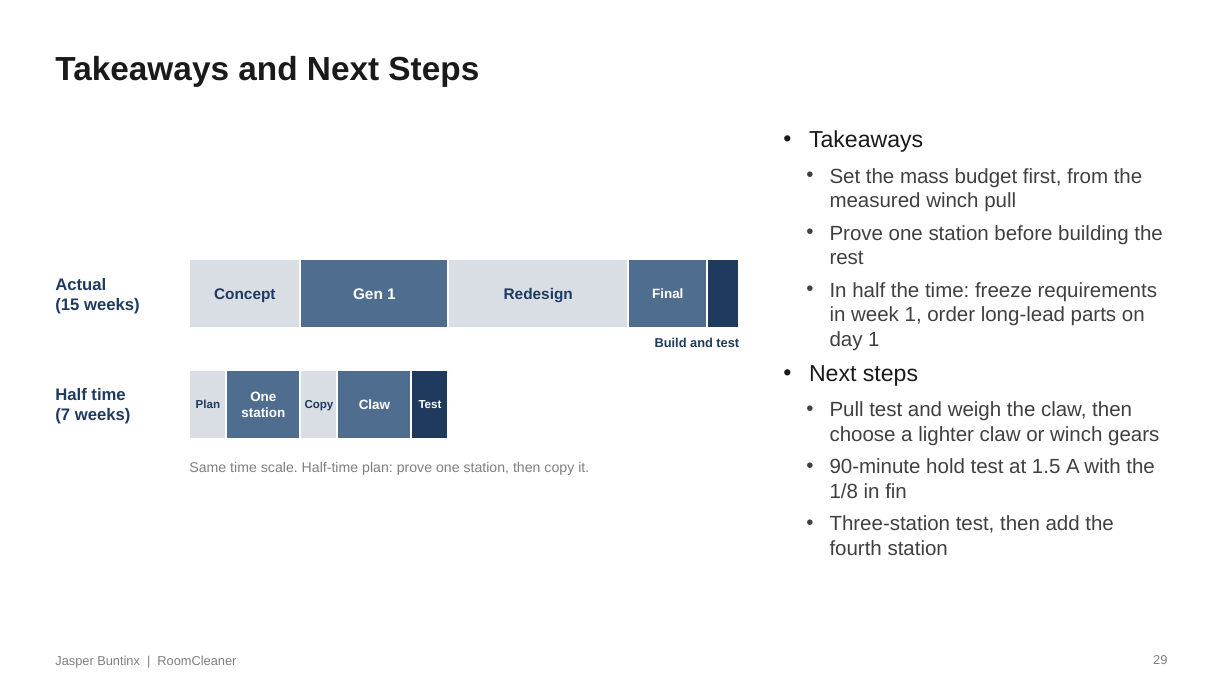
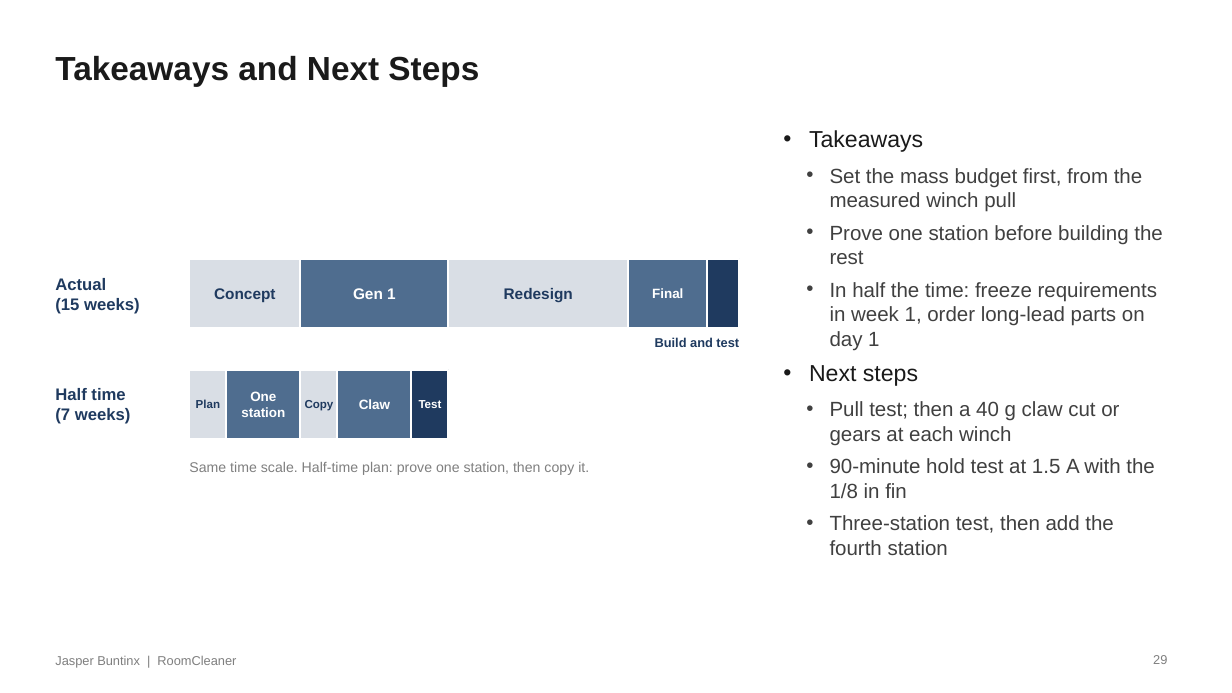
Before and after one commit to Jaspario1199/RoomCleaner, a slide deck: slide 29 of docs/presentation/deck_v7/RoomCleaner_Buntinx_Oct27_v7.pptx. Drawn at 1232x693 pixels with LibreOffice and Linux fonts; fonts in the diff are those of the drawing. Boxes give left, top, right and bottom in pixels: in the first picture for what was removed or moved away, otherwise in the second. Text is boxed around its words. In the diff, an @@ line names an element or a change of style, - is before the commit and + after.

```diff
--- a/docs/presentation/deck_v7/RoomCleaner_Buntinx_Oct27_v7.pptx
+++ b/docs/presentation/deck_v7/RoomCleaner_Buntinx_Oct27_v7.pptx
@@ text at box(830, 401, 1119, 446): text changed @@
-  • Pull test and weigh the claw, then choose a lighter claw or winch gears
+  • Pull test; then a 40 g claw cut or gears at each winch
```
Also in this commit, not shown: 4 other slides changed, 11 other files.
